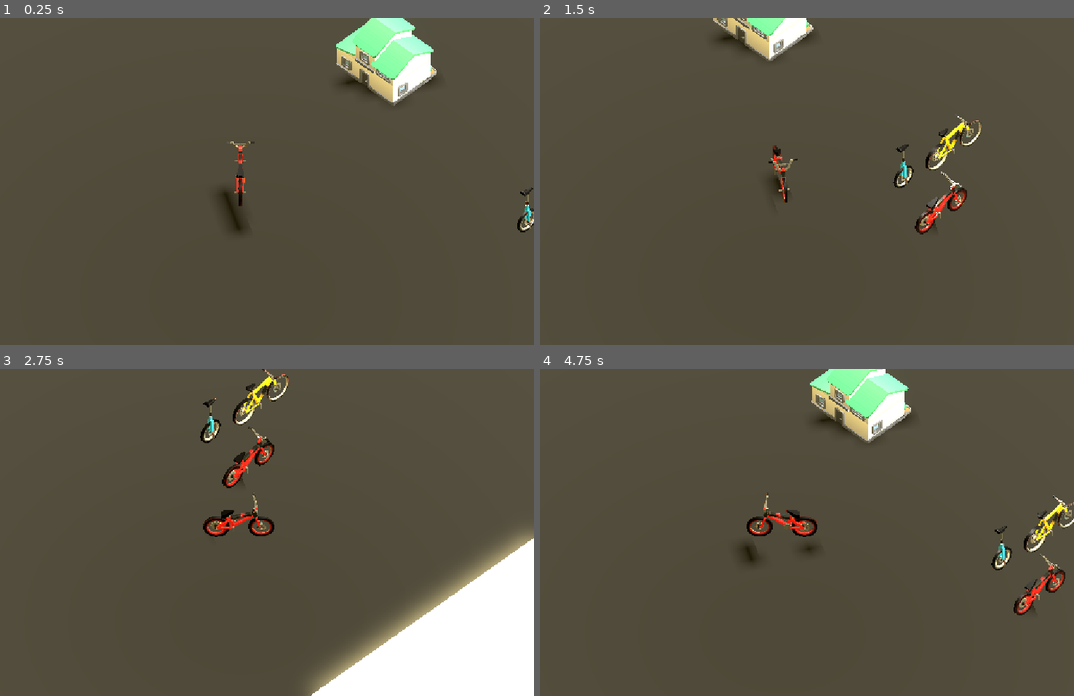
Above: before the commit, frames 1-4 (two rows, left to right).
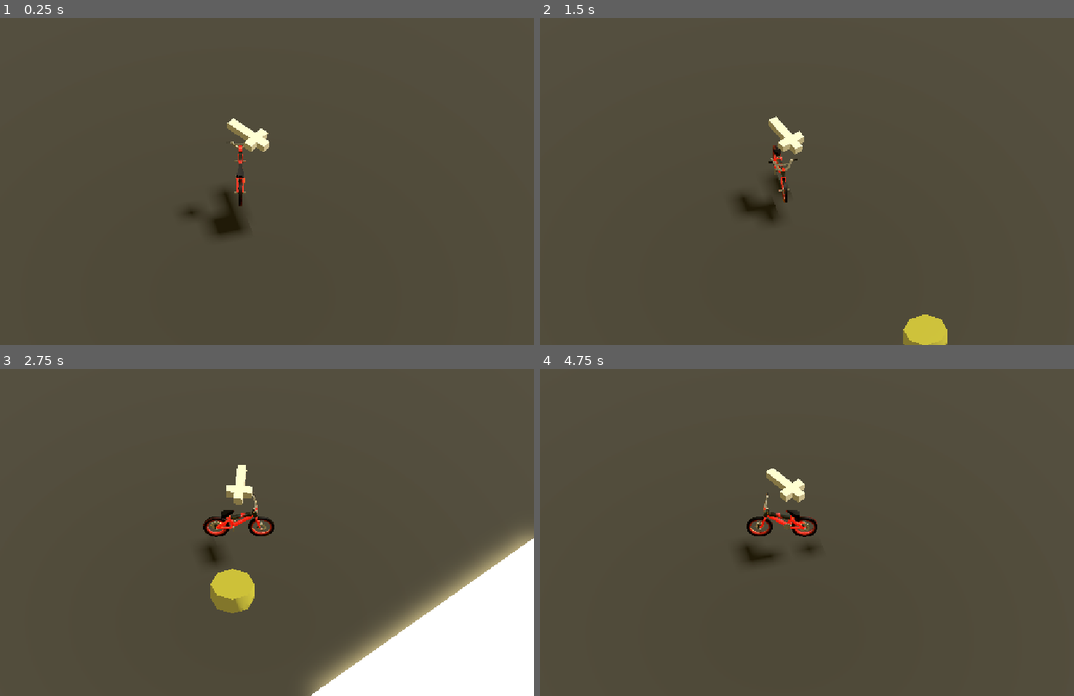
Above: after the commit, the same moments.

Repository: JustThomi/gmtk2026
Game: Godot game, scene res://src/scenes/world.tscn
The game is run twice, just before and just after one commit, with the same random seed, the same clock (stepped at 60 frames per second) and the same inputs. The project has no main scene, so this scene is started directly.
Inputs (mouse positions are in pixels of both pictures, inside the frame that each line leads up to):
- Up to frame 1 (0.25 s): no input
- Up to frame 2 (1.5 s): tap Enter (ui_accept) at 0.5, 0.77 s; move the mouse to (908, 165) at 0.52 s; hold D (right) 0.53-1.28 s; move the mouse to (668, 197) at 1.27 s; hold S (back) from 1.28 s (still down)
- Up to frame 3 (2.75 s): tap Enter (ui_accept) at 1.52 s; move the mouse to (299, 460) at 2.02 s; release S (back) at 2.03 s; hold D (right) from 2.03 s (still down)
- Up to frame 4 (4.75 s): move the mouse to (753, 597) at 2.77 s; release D (right) at 2.78 s; hold W (forward) 2.78-3.53 s; tap Enter (ui_accept) at 3.02, 3.77, 4.52 s; move the mouse to (956, 581) at 3.52 s; hold A (left) from 3.53 s (still down); move the mouse to (609, 483) at 4.27 s

The runs differ from the first frame. In frame 1, 4.0% of the frame differs, in the area x 34-100%, y 0-67%; in frame 2, 4.0%; in frame 3, 2.5%; in frame 4, 4.5%, in the area x 40-100%, y 0-76%.
Error before the commit: Invalid access to property or key 'global_position' on a base object of type 'Nil'. (res://src/autoloads/order_manager.gd:28)

Commit message:
add targets and order generator logic

Diff:
--- a/src/autoloads/order_manager.gd
+++ b/src/autoloads/order_manager.gd
@@ -1,6 +1,6 @@
 extends Node
 
-var distance: int
+var distance: float
 
 var restaurant: Node3D
 var destination: Node3D
@@ -11,18 +11,33 @@
 
 @onready var player: CharacterBody3D
 
+func load_targets(restaurants, destinations):
+	all_restaurants = restaurants
+	all_destinations = destinations
+
 func generate_order():
-	restaurant = all_restaurants[randi_range(0, len(all_restaurants))]
-	destination = all_destinations[randi_range(0, len(all_destinations))]
+	randomize()
+	restaurant = all_restaurants[randi_range(0, len(all_restaurants) - 1)]
+	destination = all_destinations[randi_range(0, len(all_destinations) - 1)]
+
+	restaurant.show()
 
 	current_target = restaurant
+	print(current_target)
 
 func order_picked_up():
 	current_target = destination
 
+	restaurant.hide()
+	destination.show()
+
 func order_finished():
+	destination.hide()
+	player.arrow.hide()
+
 	# TODO: Reward player here
-	pass
 
 func _process(_delta: float) -> void:
-	distance = player.global_position.distance_to(current_target.global_position)
+	if current_target != null:
+		distance = player.global_position.distance_to(current_target.global_position)
+		print(distance)
--- a/src/player/player.gd
+++ b/src/player/player.gd
@@ -1,6 +1,7 @@
 extends CharacterBody3D
 
 @onready var model: Node3D = $Model
+@onready var arrow: Node3D = $Arrrow
 @export var model_rotation_offset := deg_to_rad(-45.0)
 
 const SPEED = 10.0
@@ -12,6 +13,9 @@
 func _process(_delta):
 	if position.y < -20:
 		get_tree().reload_current_scene()
+
+	if OrderManager.current_target != null:
+		arrow.look_at(OrderManager.current_target.global_position)
 
 func _physics_process(delta):
 	if not is_on_floor():
--- a/src/player/player.tscn
+++ b/src/player/player.tscn
@@ -5,6 +5,10 @@
 
 [sub_resource type="BoxShape3D" id="BoxShape3D_3agn1"]
 size = Vector3(0.31079102, 1, 3.2873535)
+
+[sub_resource type="CylinderShape3D" id="CylinderShape3D_n32u6"]
+height = 1.0
+radius = 1.671875
 
 [node name="CharacterBody3D" type="CharacterBody3D" unique_id=1212996814]
 script = ExtResource("1_fynmd")
@@ -14,3 +18,19 @@
 shape = SubResource("BoxShape3D_3agn1")
 
 [node name="Model" parent="." unique_id=1136754064 instance=ExtResource("2_d6n0t")]
+
+[node name="Area3D" type="Area3D" parent="." unique_id=2124699034]
+
+[node name="CollisionShape3D" type="CollisionShape3D" parent="Area3D" unique_id=20785714]
+transform = Transform3D(1, 0, 0, 0, 1, 0, 0, 0, 1, 0, 0.5, 0)
+shape = SubResource("CylinderShape3D_n32u6")
+
+[node name="Arrrow" type="Node3D" parent="." unique_id=521030242]
+
+[node name="CSGBox3D" type="CSGBox3D" parent="Arrrow" unique_id=1781240940]
+transform = Transform3D(1, 0, 0, 0, 1, 0, 0, 0, 1, 0, 3.5411239, -0.13161796)
+size = Vector3(0.4099121, 0.37194824, 2.1416016)
+
+[node name="CSGBox3D2" type="CSGBox3D" parent="Arrrow" unique_id=1337187010]
+transform = Transform3D(-4.371139e-08, 0, -1, 0, 1, 0, 1, 0, -4.371139e-08, 0, 3.5411239, -0.5787913)
+size = Vector3(0.4099121, 0.37194824, 1.1806641)
--- /dev/null
+++ b/src/scenes/world.gd
@@ -0,0 +1,9 @@
+extends Node3D
+
+func _ready() -> void:
+	var r = $Restaurants.get_children()
+	var h = $Homes.get_children()
+
+	OrderManager.player = $CharacterBody3D
+	OrderManager.load_targets(r, h)
+	OrderManager.generate_order()
--- a/src/scenes/world.tscn
+++ b/src/scenes/world.tscn
@@ -1,10 +1,8 @@
 [gd_scene format=3 uid="uid://dbbiqdjlwgqvh"]
 
+[ext_resource type="Script" uid="uid://chr73qux254lo" path="res://src/scenes/world.gd" id="1_tvkxc"]
 [ext_resource type="PackedScene" uid="uid://bagx30o5yj4v2" path="res://src/player/player.tscn" id="1_w561s"]
-[ext_resource type="PackedScene" uid="uid://dkofn6jl3jb55" path="res://assets/city/suburban/building-type-c.glb" id="2_p8qt8"]
-[ext_resource type="PackedScene" uid="uid://4s84e81h7um6" path="res://assets/bikes/bmx.glb" id="3_1l6e7"]
-[ext_resource type="PackedScene" uid="uid://p4buds0a0sve" path="res://assets/bikes/mountain_bike.glb" id="4_c0n45"]
-[ext_resource type="PackedScene" uid="uid://b4q0mnqcfpn8b" path="res://assets/bikes/unicycle.glb" id="5_u88ox"]
+[ext_resource type="PackedScene" uid="uid://cq0cgu2le4da4" path="res://src/targets/target.tscn" id="6_c0n45"]
 
 [sub_resource type="Environment" id="Environment_p8qt8"]
 background_mode = 1
@@ -16,6 +14,7 @@
 albedo_color = Color(0.14901961, 0.14901961, 0.14901961, 1)
 
 [node name="World" type="Node3D" unique_id=1917692229]
+script = ExtResource("1_tvkxc")
 
 [node name="DirectionalLight3D" type="DirectionalLight3D" parent="." unique_id=1969175222]
 transform = Transform3D(-0.8660254, -0.43301278, 0.25, 0, 0.49999997, 0.86602545, -0.50000006, 0.75, -0.43301266, 0, 0, 0)
@@ -29,9 +28,6 @@
 size = Vector3(50, 0.2, 50)
 material = SubResource("StandardMaterial3D_p8qt8")
 
-[node name="Building" parent="." unique_id=714074719 instance=ExtResource("2_p8qt8")]
-transform = Transform3D(3, 0, 0, 0, 3, 0, 0, 0, 3, -1.6471667, 0.10559225, -11.112507)
-
 [node name="CharacterBody3D" parent="." unique_id=1212996814 instance=ExtResource("1_w561s")]
 transform = Transform3D(0.70710677, -1.0536712e-08, 0.70710677, 2.9802322e-08, 1.0000001, 0, -0.70710677, 3.1610135e-08, 0.70710677, 9.536743e-07, 2.034729, 0)
 
@@ -41,11 +37,33 @@
 current = true
 size = 15.0
 
-[node name="bmx" parent="." unique_id=1136754064 instance=ExtResource("3_1l6e7")]
-transform = Transform3D(1, 0, 0, 0, 1, 0, 0, 0, 1, 12.998129, 0.10559082, -8.097417)
+[node name="Restaurants" type="Node3D" parent="." unique_id=144947212]
 
-[node name="mountain_bike" parent="." unique_id=364604433 instance=ExtResource("4_c0n45")]
-transform = Transform3D(1, 0, 0, 0, 1, 0, 0, 0, 1, 10.460756, 0.10559082, -11.324036)
+[node name="Target" parent="Restaurants" unique_id=1112194499 instance=ExtResource("6_c0n45")]
+transform = Transform3D(1, 0, 0, 0, 1, 0, 0, 0, 1, 17.260124, 0, 10.882533)
+visible = false
 
-[node name="unicycle" parent="." unique_id=144032613 instance=ExtResource("5_u88ox")]
-transform = Transform3D(1, 0, 0, 0, 1, 0, 0, 0, 1, 10.212263, 0.10559082, -8.35637)
+[node name="Target2" parent="Restaurants" unique_id=2050326264 instance=ExtResource("6_c0n45")]
+transform = Transform3D(1, 0, 0, 0, 1, 0, 0, 0, 1, 18.147575, 0, -1.8385348)
+visible = false
+
+[node name="Target3" parent="Restaurants" unique_id=543516008 instance=ExtResource("6_c0n45")]
+transform = Transform3D(1, 0, 0, 0, 1, 0, 0, 0, 1, 15.597349, 0, -15.334622)
+visible = false
+
+[node name="Homes" type="Node3D" parent="." unique_id=1225066196]
+
+[node name="Target" parent="Homes" unique_id=2033228995 instance=ExtResource("6_c0n45")]
+transform = Transform3D(1, 0, 0, 0, 1, 0, 0, 0, 1, -16.358265, -1.9073486e-06, 16.779661)
+visible = false
+type = 1
+
+[node name="Target2" parent="Homes" unique_id=1348135823 instance=ExtResource("6_c0n45")]
+transform = Transform3D(1, 0, 0, 0, 1, 0, 0, 0, 1, -15.470814, -1.9073486e-06, 4.0585933)
+visible = false
+type = 1
+
+[node name="Target3" parent="Homes" unique_id=675705010 instance=ExtResource("6_c0n45")]
+transform = Transform3D(1, 0, 0, 0, 1, 0, 0, 0, 1, -18.02104, -1.9073486e-06, -9.437494)
+visible = false
+type = 1
--- /dev/null
+++ b/src/targets/target.gd
@@ -0,0 +1,19 @@
+extends Area3D
+
+@export var type: Types
+
+enum Types {
+	restaurant,
+	house
+}
+
+func _set_type(t: Types):
+	type = t
+
+func _on_player_area_entered(_area: Area3D) -> void:
+	if type == Types.restaurant:
+		OrderManager.order_picked_up()
+	else:
+		OrderManager.order_finished()
+
+	$CollisionShape3D.disabled = true
--- /dev/null
+++ b/src/targets/target.tscn
@@ -0,0 +1,26 @@
+[gd_scene format=3 uid="uid://cq0cgu2le4da4"]
+
+[ext_resource type="Script" uid="uid://luhn2m8txqec" path="res://src/targets/target.gd" id="1_rekgo"]
+
+[sub_resource type="CylinderShape3D" id="CylinderShape3D_n32u6"]
+height = 1.0
+radius = 1.0
+
+[sub_resource type="StandardMaterial3D" id="StandardMaterial3D_n32u6"]
+transparency = 1
+albedo_color = Color(1, 1, 0.16470589, 0.3137255)
+
+[node name="Target" type="Area3D" unique_id=1112194499]
+script = ExtResource("1_rekgo")
+
+[node name="CollisionShape3D" type="CollisionShape3D" parent="." unique_id=147627141]
+transform = Transform3D(1, 0, 0, 0, 1, 0, 0, 0, 1, 0, 0.5, 0)
+shape = SubResource("CylinderShape3D_n32u6")
+
+[node name="Cylinder" type="CSGCylinder3D" parent="." unique_id=359085400]
+transform = Transform3D(1, 0, 0, 0, 1, 0, 0, 0, 1, 0, 0.5, 0)
+material_override = SubResource("StandardMaterial3D_n32u6")
+radius = 1.0
+height = 1.0
+
+[connection signal="area_entered" from="." to="." method="_on_player_area_entered"]
Not shown, added: src/scenes/world.gd.uid
Not shown, added: src/targets/target.gd.uid
